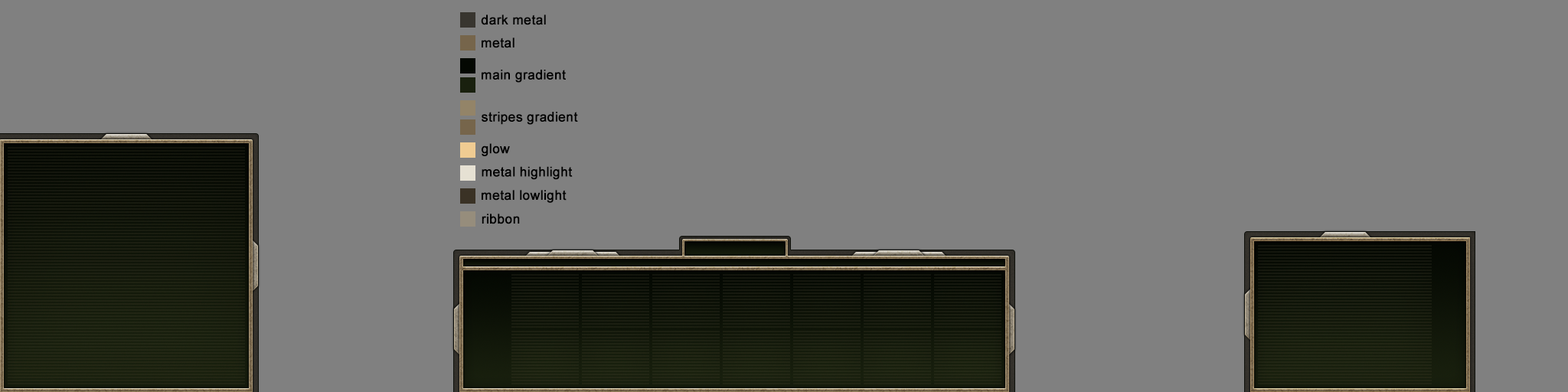
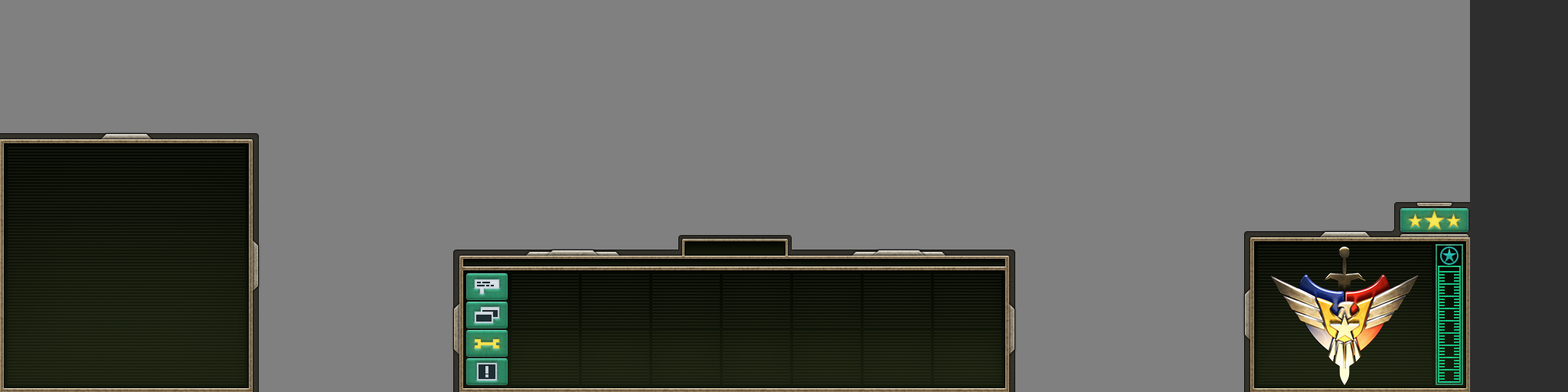
Layered file, before and after one edit (1568 x 392). Changes by layer:
added group "testing" with 7 layers above "legend" over [466, 0, 1568, 392]
added layer "prom 2" in group "testing" over [1400, 203, 1469, 237]
added layer "prom 1" in group "testing" over [1400, 208, 1469, 232]
added layer "faction logo" in group "testing" over [1270, 246, 1419, 386]
added layer "exp" in group "testing" over [1435, 244, 1464, 386]
added layer "prod 2" in group "testing" over [466, 329, 508, 357]
added layer "prod 1" in group "testing" over [466, 273, 508, 387]
added layer "dark grey" in group "testing" over [1470, 0, 1568, 392]
hid group "legend" (18 layers) over [460, 12, 579, 227]
painted on "icons body" over [466, 273, 508, 387]
painted on "border outer" (2nd of 3, in "production" › "outer") over [678, 235, 792, 250]
painted on "border inner" (3rd of 3, in "upgrades" › "inner") over [1400, 208, 1469, 232]
renamed "body stripes" to "main body stripes", painted on it over [1270, 246, 1419, 385]
renamed "body" to "main body", painted on it over [1270, 244, 1464, 386]
painted on "ribbon 1" (3rd of 3, in "upgrades" › "outer") over [1400, 202, 1469, 238]
painted on "border outer" (3rd of 3, in "upgrades" › "outer") over [1391, 202, 1477, 392]
renamed "mockup base" to "design", painted on it over [460, 142, 1470, 387]
